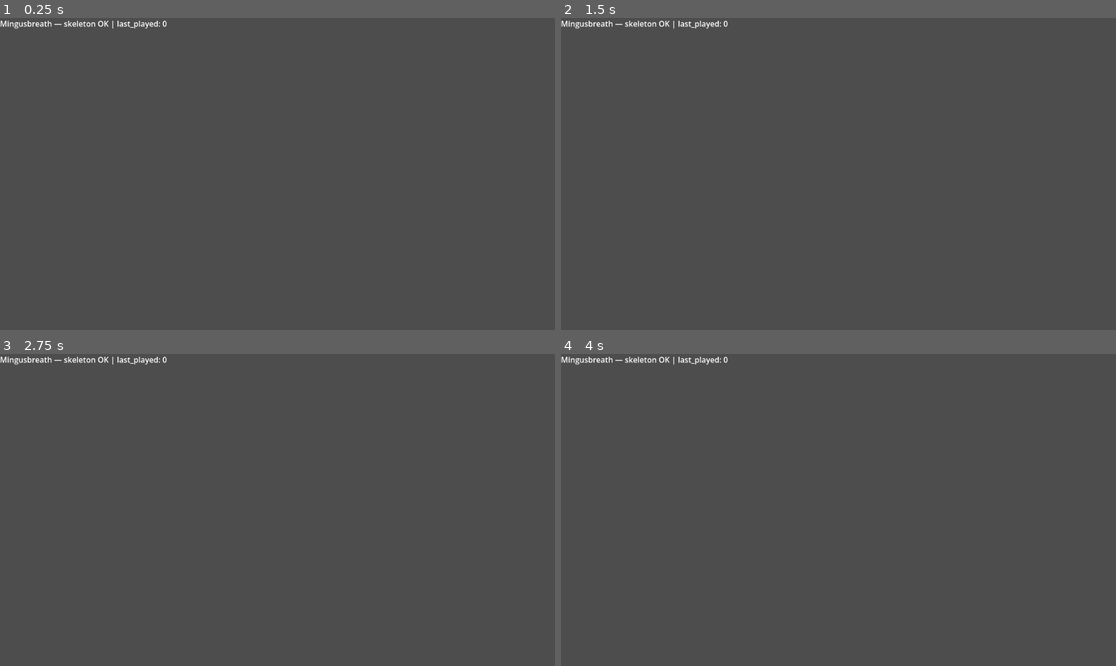
Above: before the commit, frames 1-4 (two rows, left to right).
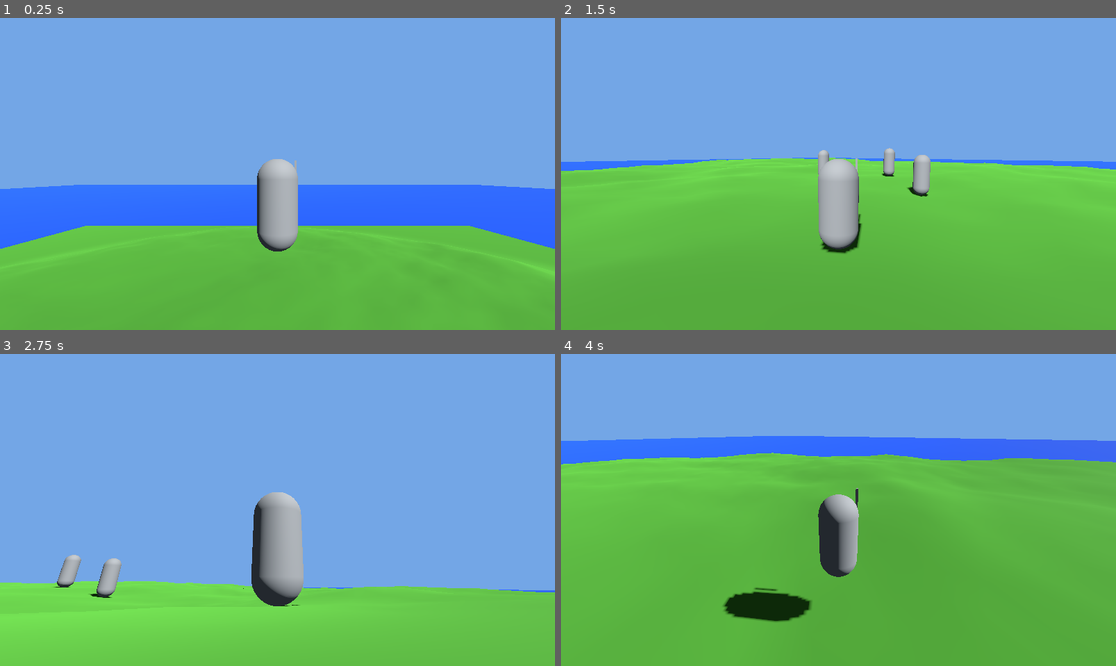
Above: after the commit, the same moments.

Repository: cpeter41/mingusbreath
Game: Godot game, scene res://scenes/dev/test_island.tscn
The game is run twice, just before and just after one commit, with the same random seed, the same clock (stepped at 60 frames per second) and the same inputs. Before the commit the project starts from res://scenes/main.tscn.
Inputs (mouse positions are in pixels of both pictures, inside the frame that each line leads up to):
- Up to frame 1 (0.25 s): no input
- Up to frame 2 (1.5 s): move the mouse to (960, 158) at 0.52 s; press the mouse at (960, 158) at 0.53 s; hold D (move_right) 0.53-1.28 s; tap Space (jump) at 0.77, 1.07 s; tap Shift (sprint) at 0.8, 1.35 s; move the mouse to (727, 189) at 1.27 s; release the mouse at (727, 189) at 1.28 s; hold S (move_back) from 1.28 s (still down)
- Up to frame 3 (2.75 s): tap Space (jump) at 1.52, 1.55, 1.82, 2.1 s; move the mouse to (333, 441) at 2.02 s; release S (move_back) at 2.03 s; press the mouse at (333, 441) at 2.03 s; hold D (move_right) from 2.03 s (still down)
- Up to frame 4 (4 s): move the mouse to (810, 572) at 2.77 s; release D (move_right) at 2.78 s; release the mouse at (810, 572) at 2.78 s; hold W (move_forward) 2.78-3.53 s; click (810, 572) at 2.85 s; tap Space (jump) at 3.02, 3.32, 3.77, 3.8 s; tap Shift (sprint) at 3.05 s; move the mouse to (1005, 556) at 3.52 s; hold A (move_left) from 3.53 s (still down); hold Shift (sprint) from 3.53 s (still down)

The runs differ from the first frame. In frame 1, 100% of the frame differs, in the area x 0-100%, y 0-100%; in frame 2, 100%; in frame 3, 100%; in frame 4, 100%.

Commit message:
Phase 2: playable character + melee combat + target dummy + test island
- Procedural heightmap island (FastNoiseLite, island falloff, HeightMapShape3D collider)
- Third-person CharacterBody3D player with SpringArm3D camera and mouse look
- State machine: Idle/Run/Sprint/Jump/Fall/Attack with XP hooks on Run/Jump
- Hitbox/Hurtbox/CombatResolver damage flow; sword swing gates hitbox via monitoring
- Target dummy: HP drain, red flash on hit, despawn + enemy_killed on death
- Dev test scene: terrain raycast-places dummies on surface, EventBus debug listeners
- ARCHITECTURE.md: state machine phase note, CombatResolver contract, scenes/dev/ convention

Co-Authored-By: Claude Sonnet 4.6 <noreply@anthropic.com>

Diff:
--- a/project.godot
+++ b/project.godot
@@ -11,7 +11,7 @@
 [application]
 
 config/name="Mingusbreath"
-run/main_scene="res://scenes/main.tscn"
+run/main_scene="res://scenes/dev/test_island.tscn"
 config/features=PackedStringArray("4.6", "Forward Plus")
 
 [autoload]
--- /dev/null
+++ b/scenes/ai/TargetDummy.tscn
@@ -0,0 +1,30 @@
+[gd_scene load_steps=5 format=3]
+
+[ext_resource type="Script" path="res://scripts/ai/target_dummy.gd" id="1_td"]
+[ext_resource type="Script" path="res://scripts/combat/hurtbox.gd" id="2_hb"]
+
+[sub_resource type="CapsuleMesh" id="CapsuleMesh_1"]
+radius = 0.35
+height = 1.8
+
+[sub_resource type="CapsuleShape3D" id="CapsuleShape3D_1"]
+radius = 0.35
+height = 1.8
+
+[node name="TargetDummy" type="StaticBody3D"]
+script = ExtResource("1_td")
+
+[node name="Mesh" type="MeshInstance3D" parent="."]
+position = Vector3(0, 0.9, 0)
+mesh = SubResource("CapsuleMesh_1")
+
+[node name="CollisionShape3D" type="CollisionShape3D" parent="."]
+position = Vector3(0, 0.9, 0)
+shape = SubResource("CapsuleShape3D_1")
+
+[node name="Hurtbox" type="Area3D" parent="."]
+script = ExtResource("2_hb")
+
+[node name="CollisionShape3D" type="CollisionShape3D" parent="Hurtbox"]
+position = Vector3(0, 0.9, 0)
+shape = SubResource("CapsuleShape3D_1")
--- /dev/null
+++ b/scenes/dev/test_island.tscn
@@ -0,0 +1,6 @@
+[gd_scene load_steps=2 format=3]
+
+[ext_resource type="Script" path="res://scripts/dev/test_island.gd" id="1_tisl"]
+
+[node name="TestIsland" type="Node3D"]
+script = ExtResource("1_tisl")
--- /dev/null
+++ b/scenes/player/Player.tscn
@@ -0,0 +1,66 @@
+[gd_scene load_steps=13 format=3]
+
+[ext_resource type="Script" path="res://scripts/player/player.gd" id="1_plyr"]
+[ext_resource type="Script" path="res://scripts/player/player_camera.gd" id="2_pcam"]
+[ext_resource type="Script" path="res://scripts/player/state_machine.gd" id="3_sm"]
+[ext_resource type="Script" path="res://scripts/player/states/idle.gd" id="4_idle"]
+[ext_resource type="Script" path="res://scripts/player/states/run.gd" id="5_run"]
+[ext_resource type="Script" path="res://scripts/player/states/sprint.gd" id="6_sprint"]
+[ext_resource type="Script" path="res://scripts/player/states/jump.gd" id="7_jump"]
+[ext_resource type="Script" path="res://scripts/player/states/fall.gd" id="8_fall"]
+[ext_resource type="Script" path="res://scripts/player/states/attack.gd" id="9_atk"]
+[ext_resource type="PackedScene" path="res://scenes/weapons/Sword.tscn" id="10_sword"]
+
+[sub_resource type="CapsuleShape3D" id="CapsuleShape3D_1"]
+radius = 0.4
+height = 1.8
+
+[sub_resource type="CapsuleMesh" id="CapsuleMesh_1"]
+radius = 0.4
+height = 1.8
+
+[node name="Player" type="CharacterBody3D"]
+script = ExtResource("1_plyr")
+
+[node name="CollisionShape3D" type="CollisionShape3D" parent="."]
+position = Vector3(0, 0.9, 0)
+shape = SubResource("CapsuleShape3D_1")
+
+[node name="MeshInstance3D" type="MeshInstance3D" parent="."]
+position = Vector3(0, 0.9, 0)
+mesh = SubResource("CapsuleMesh_1")
+
+[node name="CameraPivot" type="Node3D" parent="."]
+position = Vector3(0, 1.5, 0)
+
+[node name="SpringArm3D" type="SpringArm3D" parent="CameraPivot"]
+spring_length = 4.0
+script = ExtResource("2_pcam")
+
+[node name="Camera3D" type="Camera3D" parent="CameraPivot/SpringArm3D"]
+
+[node name="WeaponMount" type="Node3D" parent="."]
+position = Vector3(0.4, 1.2, -0.5)
+
+[node name="Sword" parent="WeaponMount" instance=ExtResource("10_sword")]
+
+[node name="StateMachine" type="Node" parent="."]
+script = ExtResource("3_sm")
+
+[node name="Idle" type="Node" parent="StateMachine"]
+script = ExtResource("4_idle")
+
+[node name="Run" type="Node" parent="StateMachine"]
+script = ExtResource("5_run")
+
+[node name="Sprint" type="Node" parent="StateMachine"]
+script = ExtResource("6_sprint")
+
+[node name="Jump" type="Node" parent="StateMachine"]
+script = ExtResource("7_jump")
+
+[node name="Fall" type="Node" parent="StateMachine"]
+script = ExtResource("8_fall")
+
+[node name="Attack" type="Node" parent="StateMachine"]
+script = ExtResource("9_atk")
--- /dev/null
+++ b/scenes/weapons/Sword.tscn
@@ -0,0 +1,24 @@
+[gd_scene load_steps=5 format=3]
+
+[ext_resource type="Script" path="res://scripts/combat/sword.gd" id="1_sw"]
+[ext_resource type="Script" path="res://scripts/combat/hitbox.gd" id="2_hb"]
+
+[sub_resource type="BoxMesh" id="BoxMesh_1"]
+size = Vector3(0.05, 0.6, 0.05)
+
+[sub_resource type="BoxShape3D" id="BoxShape3D_1"]
+size = Vector3(0.15, 0.55, 0.15)
+
+[node name="Sword" type="Node3D"]
+script = ExtResource("1_sw")
+
+[node name="Blade" type="MeshInstance3D" parent="."]
+position = Vector3(0, 0.3, 0)
+mesh = SubResource("BoxMesh_1")
+
+[node name="Hitbox" type="Area3D" parent="."]
+script = ExtResource("2_hb")
+
+[node name="CollisionShape3D" type="CollisionShape3D" parent="Hitbox"]
+position = Vector3(0, 0.3, 0)
+shape = SubResource("BoxShape3D_1")
--- /dev/null
+++ b/scripts/ai/target_dummy.gd
@@ -0,0 +1,31 @@
+extends StaticBody3D
+
+var hp: float = 50.0
+
+@onready var _mesh: MeshInstance3D = $Mesh
+
+var _hit_mat: StandardMaterial3D
+
+
+func _ready() -> void:
+	_hit_mat = StandardMaterial3D.new()
+	_hit_mat.albedo_color = Color.RED
+
+
+func take_damage(amount: float, source: Node = null) -> void:
+	hp -= amount
+	_flash_red()
+	print("[Dummy] hp=%.1f" % hp)
+	if hp <= 0.0:
+		EventBus.enemy_killed.emit(&"target_dummy", source)
+		queue_free()
+
+
+func _flash_red() -> void:
+	_mesh.material_override = _hit_mat
+	var t := create_tween()
+	t.tween_interval(0.15)
+	t.tween_callback(func():
+		if is_instance_valid(self):
+			_mesh.material_override = null
+	)
--- /dev/null
+++ b/scripts/combat/combat_resolver.gd
@@ -0,0 +1,11 @@
+class_name CombatResolver
+
+## Phase 2: returns base_damage directly.
+## Multipliers (skill, resistance) land with the full skill system.
+static func resolve(
+	_attacker: Node,
+	_target: Node,
+	_weapon_id: StringName,
+	base_damage: float
+) -> float:
+	return base_damage
--- /dev/null
+++ b/scripts/combat/hitbox.gd
@@ -0,0 +1,23 @@
+class_name Hitbox
+extends Area3D
+
+@export var damage: float = 10.0
+@export var weapon_id: StringName = &"sword"
+@export var skill_id: StringName = &"swords"
+
+func _ready() -> void:
+	monitoring = false      # enabled only during active swing window
+	collision_layer = 2
+	collision_mask  = 4     # detects layer 4 (hurtboxes)
+	area_entered.connect(_on_area_entered)
+
+func _on_area_entered(area: Area3D) -> void:
+	if not area is Hurtbox:
+		return
+	var target   := area.owner
+	var attacker := get_parent().owner  # Sword.owner = Player (set when instanced in Player.tscn)
+	var amount   := CombatResolver.resolve(attacker, target, weapon_id, damage)
+	EventBus.damage_dealt.emit(attacker, target, weapon_id, skill_id, amount)
+	SkillManager.add_xp(skill_id, amount * 0.1)
+	if target.has_method("take_damage"):
+		target.take_damage(amount, attacker)
--- /dev/null
+++ b/scripts/combat/hurtbox.gd
@@ -0,0 +1,8 @@
+class_name Hurtbox
+extends Area3D
+
+## Passive receiver — hitboxes detect this, not the other way around.
+func _ready() -> void:
+	collision_layer = 4   # "hurtbox" layer — hitboxes scan for this
+	monitoring  = false   # hurtbox never needs to scan for anything
+	monitorable = true    # hitboxes can see this
--- /dev/null
+++ b/scripts/combat/sword.gd
@@ -0,0 +1,15 @@
+extends Node3D
+
+@onready var hitbox: Hitbox = $Hitbox
+
+## Called by Attack state. Tween swings blade; hitbox active 0.05–0.25 s.
+func swing() -> void:
+	var t := create_tween()
+	t.tween_interval(0.05)
+	t.tween_callback(func(): hitbox.monitoring = true)
+	t.tween_interval(0.20)
+	t.tween_callback(func(): hitbox.monitoring = false)
+
+	var rot := create_tween()
+	rot.tween_property(self, "rotation:x", deg_to_rad(-110.0), 0.20)
+	rot.tween_property(self, "rotation:x", 0.0, 0.15)
--- /dev/null
+++ b/scripts/dev/test_island.gd
@@ -0,0 +1,107 @@
+extends Node3D
+## Dev sandbox — not shipped. Removed when real spawn flow lands.
+
+const PlayerScene := preload("res://scenes/player/Player.tscn")
+const DummyScene  := preload("res://scenes/ai/TargetDummy.tscn")
+
+func _ready() -> void:
+	_add_lighting()
+	_build_island()
+	_add_water()
+	_spawn_player()
+	_spawn_dummies()
+	_connect_debug_signals()
+
+
+func _build_island() -> void:
+	var data := IslandGenerator.generate(GameState.world_seed, 120, 8.0)
+
+	var terrain := MeshInstance3D.new()
+	terrain.name = "Terrain"
+	terrain.mesh = data["mesh"]
+	var mat := StandardMaterial3D.new()
+	mat.albedo_color = Color(0.28, 0.55, 0.18)
+	mat.cull_mode = BaseMaterial3D.CULL_DISABLED
+	terrain.material_override = mat
+	add_child(terrain)
+
+	var body := StaticBody3D.new()
+	body.name = "TerrainBody"
+	var col := CollisionShape3D.new()
+	col.shape = data["collider"]
+	body.add_child(col)
+	add_child(body)
+
+
+func _add_water() -> void:
+	var water := MeshInstance3D.new()
+	water.name = "WaterPlane"
+	var plane := PlaneMesh.new()
+	plane.size = Vector2(600.0, 600.0)
+	water.mesh = plane
+	var mat := StandardMaterial3D.new()
+	mat.albedo_color = Color(0.09, 0.28, 0.72)
+	water.material_override = mat
+	water.position.y = -0.15
+	add_child(water)
+
+
+func _add_lighting() -> void:
+	var sun := DirectionalLight3D.new()
+	sun.name = "Sun"
+	sun.rotation_degrees = Vector3(-45.0, 30.0, 0.0)
+	sun.light_energy = 1.2
+	sun.shadow_enabled = true
+	add_child(sun)
+
+	var env_node := WorldEnvironment.new()
+	var env := Environment.new()
+	env.background_mode = Environment.BG_COLOR
+	env.background_color = Color(0.45, 0.65, 0.90)
+	env.ambient_light_source = Environment.AMBIENT_SOURCE_COLOR
+	env.ambient_light_color = Color(0.4, 0.45, 0.5)
+	env.ambient_light_energy = 0.5
+	env_node.environment = env
+	add_child(env_node)
+
+
+func _spawn_player() -> void:
+	var player := PlayerScene.instantiate()
+	player.position = Vector3(0.0, 15.0, 0.0)
+	add_child(player)
+
+
+func _spawn_dummies() -> void:
+	# Wait one physics frame so terrain StaticBody3D is registered before raycasting.
+	await get_tree().physics_frame
+	var xz_offsets := [
+		Vector2( 3.0, -3.0),
+		Vector2(-3.0, -3.0),
+		Vector2( 0.0, -6.0),
+	]
+	for xz in xz_offsets:
+		var h := _sample_terrain(xz.x, xz.y)
+		var dummy := DummyScene.instantiate()
+		dummy.position = Vector3(xz.x, h, xz.y)
+		add_child(dummy)
+
+
+func _sample_terrain(x: float, z: float) -> float:
+	var space := get_world_3d().direct_space_state
+	var query := PhysicsRayQueryParameters3D.create(
+		Vector3(x, 50.0, z), Vector3(x, -10.0, z)
+	)
+	query.collision_mask = 1  # terrain StaticBody3D is on default layer 1
+	var result := space.intersect_ray(query)
+	return result.position.y if result else 0.0
+
+
+func _connect_debug_signals() -> void:
+	EventBus.damage_dealt.connect(
+		func(atk, _tgt, wpn, skl, amt):
+			print("[damage_dealt] %.1f  weapon=%s  skill=%s" % [amt, wpn, skl])
+	)
+	EventBus.enemy_killed.connect(
+		func(enemy_id, _killer):
+			print("[enemy_killed] %s" % enemy_id)
+	)
--- /dev/null
+++ b/scripts/player/player.gd
@@ -0,0 +1,37 @@
+extends CharacterBody3D
+
+const MOUSE_SENSITIVITY := 0.003
+
+var hp: float      = 100.0
+var stamina: float = 100.0
+var gravity: float = ProjectSettings.get_setting("physics/3d/default_gravity")
+
+@onready var camera_pivot: Node3D = $CameraPivot
+@onready var state_machine: Node  = $StateMachine
+
+
+func _ready() -> void:
+	Input.set_mouse_mode(Input.MOUSE_MODE_CAPTURED)
+
+
+func _unhandled_input(event: InputEvent) -> void:
+	if event.is_action_pressed("pause"):
+		var captured := Input.get_mouse_mode() == Input.MOUSE_MODE_CAPTURED
+		Input.set_mouse_mode(
+			Input.MOUSE_MODE_VISIBLE if captured else Input.MOUSE_MODE_CAPTURED
+		)
+		return
+
+	if event is InputEventMouseMotion and Input.get_mouse_mode() == Input.MOUSE_MODE_CAPTURED:
+		rotate_y(-event.relative.x * MOUSE_SENSITIVITY)
+		camera_pivot.rotate_x(-event.relative.y * MOUSE_SENSITIVITY)
+		camera_pivot.rotation.x = clamp(
+			camera_pivot.rotation.x, deg_to_rad(-70.0), deg_to_rad(20.0)
+		)
+
+	state_machine.handle_input(event)
+
+
+func _physics_process(delta: float) -> void:
+	state_machine.physics_update(delta)
+	move_and_slide()
--- /dev/null
+++ b/scripts/player/player_camera.gd
@@ -0,0 +1,7 @@
+extends SpringArm3D
+## Third-person spring arm. Mouse input and pitch clamping live in player.gd.
+## This script excludes the player's own physics body from spring arm raycasts.
+
+func _ready() -> void:
+	# Prevent spring arm from colliding with the player body it's attached to.
+	add_excluded_object(owner.get_rid())
--- /dev/null
+++ b/scripts/player/state_machine.gd
@@ -0,0 +1,36 @@
+extends Node
+
+var player: CharacterBody3D
+var _states: Dictionary = {}
+var _current: PlayerState = null
+
+
+func _ready() -> void:
+	player = owner as CharacterBody3D
+	for child in get_children():
+		if child is PlayerState:
+			_states[child.name.to_lower()] = child
+			child.player = player
+			child.state_machine = self
+	# Defer so all _ready calls finish before first transition
+	transition_to.call_deferred("fall")
+
+
+func transition_to(state_name: String) -> void:
+	var next := _states.get(state_name) as PlayerState
+	if next == null or next == _current:
+		return
+	if _current:
+		_current.exit()
+	_current = next
+	_current.enter()
+
+
+func physics_update(delta: float) -> void:
+	if _current:
+		_current.physics_update(delta)
+
+
+func handle_input(event: InputEvent) -> void:
+	if _current:
+		_current.handle_input(event)
--- /dev/null
+++ b/scripts/player/states/attack.gd
@@ -0,0 +1,24 @@
+extends PlayerState
+
+const DURATION := 0.6
+
+var _timer  := 0.0
+var _sword: Node3D
+
+
+func enter() -> void:
+	_sword = player.get_node("WeaponMount/Sword")
+	_sword.swing()
+	_timer = DURATION
+
+
+func physics_update(delta: float) -> void:
+	_apply_gravity(delta)
+
+	# Slide to a stop during the swing
+	player.velocity.x = move_toward(player.velocity.x, 0.0, 10.0 * delta)
+	player.velocity.z = move_toward(player.velocity.z, 0.0, 10.0 * delta)
+
+	_timer -= delta
+	if _timer <= 0.0:
+		state_machine.transition_to("idle")
--- /dev/null
+++ b/scripts/player/states/fall.gd
@@ -0,0 +1,18 @@
+extends PlayerState
+
+const SPEED := 5.0
+
+func physics_update(delta: float) -> void:
+	_apply_gravity(delta)
+
+	var dir := _get_move_dir()
+	if dir != Vector3.ZERO:
+		player.velocity.x = dir.x * SPEED
+		player.velocity.z = dir.z * SPEED
+
+	if player.is_on_floor():
+		state_machine.transition_to(
+			"sprint" if Input.is_action_pressed("sprint") and _get_move_dir() != Vector3.ZERO
+			else "run" if _get_move_dir() != Vector3.ZERO
+			else "idle"
+		)
--- /dev/null
+++ b/scripts/player/states/idle.gd
@@ -0,0 +1,23 @@
+extends PlayerState
+
+func physics_update(delta: float) -> void:
+	_apply_gravity(delta)
+	_decelerate(delta)
+
+	if not player.is_on_floor():
+		state_machine.transition_to("fall")
+		return
+
+	if Input.is_action_just_pressed("jump"):
+		state_machine.transition_to("jump")
+		return
+
+	if _get_move_dir() != Vector3.ZERO:
+		state_machine.transition_to(
+			"sprint" if Input.is_action_pressed("sprint") else "run"
+		)
+
+
+func handle_input(event: InputEvent) -> void:
+	if event.is_action_pressed("attack_light"):
+		state_machine.transition_to("attack")
--- /dev/null
+++ b/scripts/player/states/jump.gd
@@ -0,0 +1,19 @@
+extends PlayerState
+
+const SPEED         := 5.0
+const JUMP_VELOCITY := 4.5
+
+func enter() -> void:
+	player.velocity.y = JUMP_VELOCITY
+	SkillManager.add_xp(&"jump", 1.0)
+
+func physics_update(delta: float) -> void:
+	_apply_gravity(delta)
+
+	var dir := _get_move_dir()
+	if dir != Vector3.ZERO:
+		player.velocity.x = dir.x * SPEED
+		player.velocity.z = dir.z * SPEED
+
+	if player.velocity.y <= 0.0:
+		state_machine.transition_to("fall")
--- /dev/null
+++ b/scripts/player/states/run.gd
@@ -0,0 +1,32 @@
+extends PlayerState
+
+const SPEED := 5.0
+
+func physics_update(delta: float) -> void:
+	_apply_gravity(delta)
+
+	if not player.is_on_floor():
+		state_machine.transition_to("fall")
+		return
+
+	if Input.is_action_just_pressed("jump"):
+		state_machine.transition_to("jump")
+		return
+
+	var dir := _get_move_dir()
+	if dir == Vector3.ZERO:
+		state_machine.transition_to("idle")
+		return
+
+	if Input.is_action_pressed("sprint"):
+		state_machine.transition_to("sprint")
+		return
+
+	player.velocity.x = dir.x * SPEED
+	player.velocity.z = dir.z * SPEED
+	SkillManager.add_xp(&"run", delta)
+
+
+func handle_input(event: InputEvent) -> void:
+	if event.is_action_pressed("attack_light"):
+		state_machine.transition_to("attack")
--- /dev/null
+++ b/scripts/player/states/sprint.gd
@@ -0,0 +1,32 @@
+extends PlayerState
+
+const SPEED := 9.0
+
+func physics_update(delta: float) -> void:
+	_apply_gravity(delta)
+
+	if not player.is_on_floor():
+		state_machine.transition_to("fall")
+		return
+
+	if Input.is_action_just_pressed("jump"):
+		state_machine.transition_to("jump")
+		return
+
+	var dir := _get_move_dir()
+	if dir == Vector3.ZERO:
+		state_machine.transition_to("idle")
+		return
+
+	if not Input.is_action_pressed("sprint"):
+		state_machine.transition_to("run")
+		return
+
+	player.velocity.x = dir.x * SPEED
+	player.velocity.z = dir.z * SPEED
+	SkillManager.add_xp(&"run", delta * 1.5)
+
+
+func handle_input(event: InputEvent) -> void:
+	if event.is_action_pressed("attack_light"):
+		state_machine.transition_to("attack")
--- /dev/null
+++ b/scripts/player/states/state.gd
@@ -0,0 +1,24 @@
+class_name PlayerState
+extends Node
+
+var player: CharacterBody3D
+var state_machine: Node  # PlayerStateMachine, typed as Node to avoid circular ref
+
+func enter() -> void: pass
+func exit() -> void: pass
+func physics_update(_delta: float) -> void: pass
+func handle_input(_event: InputEvent) -> void: pass
+
+# ── Shared helpers ────────────────────────────────────────────────────────────
+
+func _apply_gravity(delta: float) -> void:
+	if not player.is_on_floor():
+		player.velocity.y -= player.gravity * delta
+
+func _get_move_dir() -> Vector3:
+	var input := Input.get_vector("move_left", "move_right", "move_forward", "move_back")
+	return (player.transform.basis * Vector3(input.x, 0.0, input.y)).normalized()
+
+func _decelerate(delta: float) -> void:
+	player.velocity.x = move_toward(player.velocity.x, 0.0, 10.0 * delta)
+	player.velocity.z = move_toward(player.velocity.z, 0.0, 10.0 * delta)
--- /dev/null
+++ b/scripts/world/island_generator.gd
@@ -0,0 +1,88 @@
+class_name IslandGenerator
+
+## Pure function — deterministic for same (seed, size_m, max_height_m).
+## No randf(). Used by test island now; reused by chunk streaming later.
+static func generate(seed: int, size_m: int, max_height_m: float) -> Dictionary:
+	var resolution := size_m + 1  # vertices per side; cells = size_m x size_m
+
+	var noise_c := FastNoiseLite.new()
+	noise_c.seed = seed
+	noise_c.noise_type = FastNoiseLite.TYPE_SIMPLEX_SMOOTH
+	noise_c.frequency = 0.006  # ~167 unit period → gentle continent roll
+
+	var noise_d := FastNoiseLite.new()
+	noise_d.seed = seed ^ 0x9E3779B9  # distinct seed, same determinism
+	noise_d.noise_type = FastNoiseLite.TYPE_SIMPLEX_SMOOTH
+	noise_d.frequency = 0.035  # ~29 unit period → rocky surface detail
+
+	var heights := PackedFloat32Array()
+	heights.resize(resolution * resolution)
+
+	for z in resolution:
+		for x in resolution:
+			var nx := float(x) / float(resolution - 1)  # [0, 1]
+			var nz := float(z) / float(resolution - 1)  # [0, 1]
+			var dx := nx - 0.5
+			var dz := nz - 0.5
+			var dist := sqrt(dx * dx + dz * dz)
+			# Island falloff: full within r≈0.3, coast at r≈0.5, sea beyond
+			var falloff := 1.0 - smoothstep(0.3, 0.5, dist)
+			var c := (noise_c.get_noise_2d(float(x), float(z)) + 1.0) * 0.5
+			var d := (noise_d.get_noise_2d(float(x), float(z)) + 1.0) * 0.5
+			heights[x + z * resolution] = (c * 0.7 + d * 0.3) * falloff * max_height_m
+
+	return {
+		"mesh": _build_mesh(heights, resolution),
+		"collider": _build_collider(heights, resolution),
+	}
+
+
+static func _build_mesh(heights: PackedFloat32Array, resolution: int) -> ArrayMesh:
+	var half := (resolution - 1) * 0.5
+	var verts   := PackedVector3Array(); verts.resize(resolution * resolution)
+	var normals := PackedVector3Array(); normals.resize(resolution * resolution)
+	var uvs     := PackedVector2Array(); uvs.resize(resolution * resolution)
+	var indices := PackedInt32Array()
+
+	for z in resolution:
+		for x in resolution:
+			var i := x + z * resolution
+			verts[i]   = Vector3(float(x) - half, heights[i], float(z) - half)
+			normals[i] = _normal_at(heights, resolution, x, z)
+			uvs[i]     = Vector2(float(x) / (resolution - 1), float(z) / (resolution - 1))
+
+	# CW winding from above = front face in Godot 4's Vulkan renderer
+	for z in (resolution - 1):
+		for x in (resolution - 1):
+			var i := x + z * resolution
+			indices.append(i);               indices.append(i + 1)
+			indices.append(i + resolution);  indices.append(i + 1)
+			indices.append(i + resolution + 1); indices.append(i + resolution)
+
+	var arrays: Array = []
+	arrays.resize(Mesh.ARRAY_MAX)
+	arrays[Mesh.ARRAY_VERTEX] = verts
+	arrays[Mesh.ARRAY_NORMAL] = normals
+	arrays[Mesh.ARRAY_TEX_UV] = uvs
+	arrays[Mesh.ARRAY_INDEX]  = indices
+
+	var mesh := ArrayMesh.new()
+	mesh.add_surface_from_arrays(Mesh.PRIMITIVE_TRIANGLES, arrays)
+	return mesh
+
+
+static func _build_collider(heights: PackedFloat32Array, resolution: int) -> HeightMapShape3D:
+	var shape := HeightMapShape3D.new()
+	shape.map_width = resolution
+	shape.map_depth = resolution
+	shape.map_data  = heights
+	return shape
+
+
+static func _normal_at(heights: PackedFloat32Array, resolution: int, x: int, z: int) -> Vector3:
+	var xl := heights[max(x - 1, 0)             + z * resolution]
+	var xr := heights[min(x + 1, resolution - 1) + z * resolution]
+	var zb := heights[x + max(z - 1, 0)              * resolution]
+	var zf := heights[x + min(z + 1, resolution - 1) * resolution]
+	# Finite-difference gradient: Y=2 balances 1-unit XZ steps
+	return Vector3(xl - xr, 2.0, zb - zf).normalized()
Not shown, added: scripts/ai/target_dummy.gd.uid
Not shown, added: scripts/combat/combat_resolver.gd.uid
Not shown, added: scripts/combat/hitbox.gd.uid
Not shown, added: scripts/combat/hurtbox.gd.uid
Not shown, added: scripts/combat/sword.gd.uid
Not shown, added: scripts/dev/test_island.gd.uid
Not shown, added: scripts/player/player.gd.uid
Not shown, added: scripts/player/player_camera.gd.uid
Not shown, added: scripts/player/state_machine.gd.uid
Not shown, added: scripts/player/states/attack.gd.uid
Not shown, added: scripts/player/states/fall.gd.uid
Not shown, added: scripts/player/states/idle.gd.uid
(and 7 more such lines)
